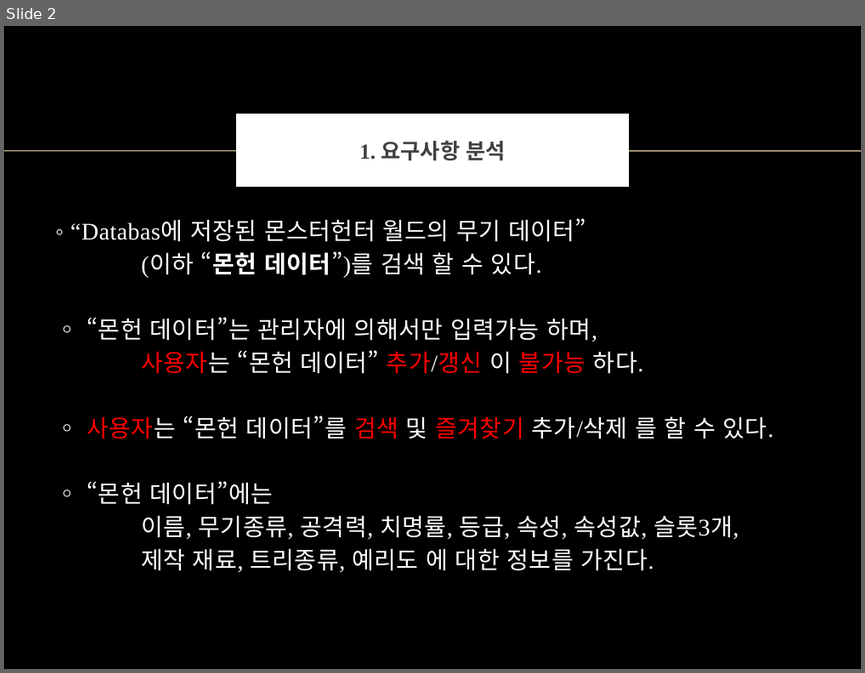
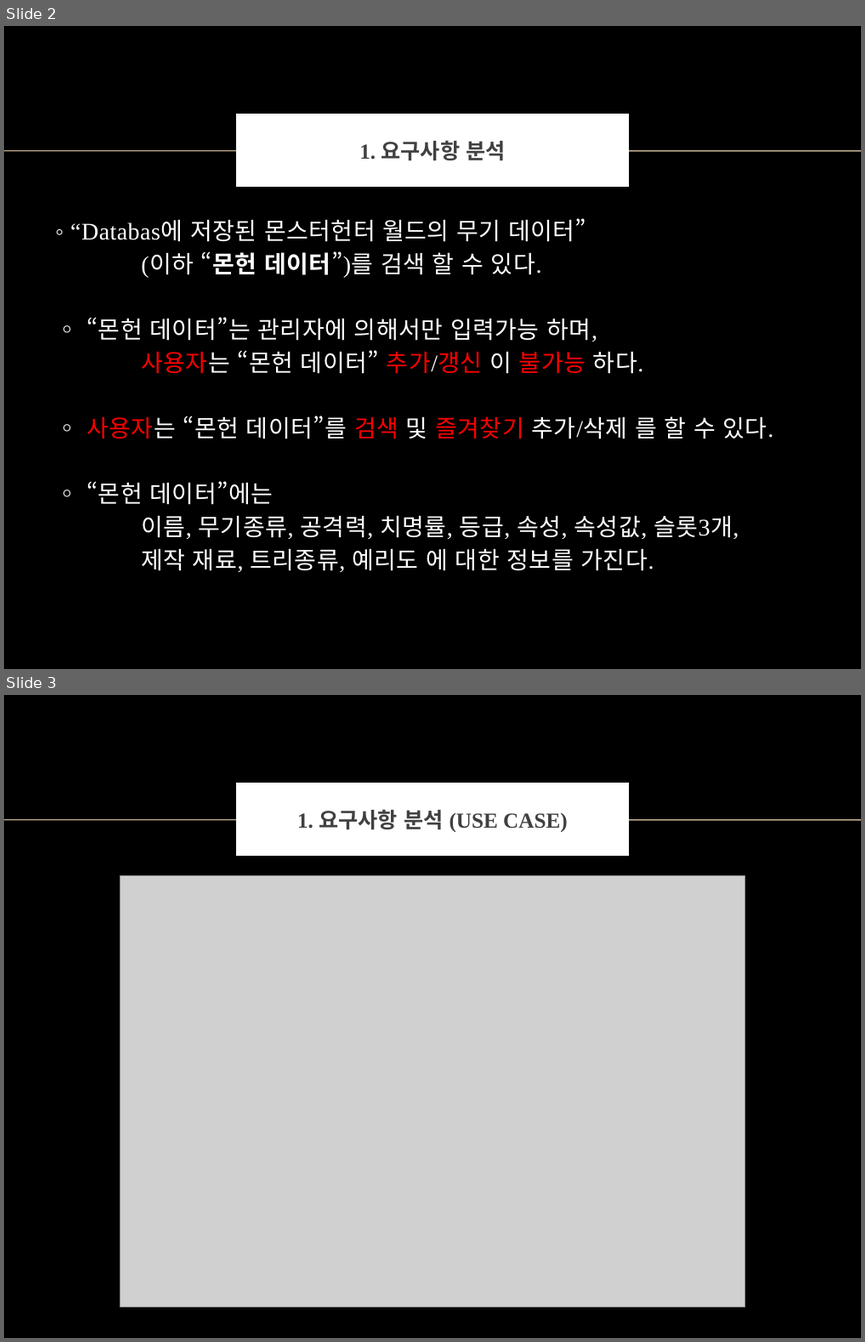
Before and after one commit to Chocobe/JAVA_Lecture, a slide deck: Java_tutorial/src/project_07_MonsterHunter_Weapon_DB/Monster_Hunter_ppt/몬스터헌터_무기DB.pptx. Shown one above the other, each under a label of ours: slide 2 before the commit, slides 2 and 3 after it. The pictures are 865x673 and 865x1342 pixels, drawn with LibreOffice and Linux fonts; fonts in the diff are those of the drawing; grey boxes stand for pictures; background and template pictures are left out. Boxes give left, top, right and bottom in pixels: in the first picture for what was removed or moved away, otherwise in the second. Text is boxed around its words. In the diff, an @@ line names an element or a change of style, - is before the commit and + after.

```diff
--- a/Java_tutorial/src/project_07_MonsterHunter_Weapon_DB/Monster_Hunter_ppt/몬스터헌터_무기DB.pptx
+++ b/Java_tutorial/src/project_07_MonsterHunter_Weapon_DB/Monster_Hunter_ppt/몬스터헌터_무기DB.pptx
@@ slide 3 added at (4,695,861,1338), background picture (left out); not listed: 1 template element that a slide beside it also shows @@
@@ title added at (239,787,625,852), fill #FFFFFF, outline #FFFFFF 6 pt, 18 pt, text #404040, bold @@
+1. 요구사항 분석 (USE CASE)
@@ picture added at (120,876,745,1307) @@
```
Also in this commit, not shown: 1 slide changed, 2 other files.
